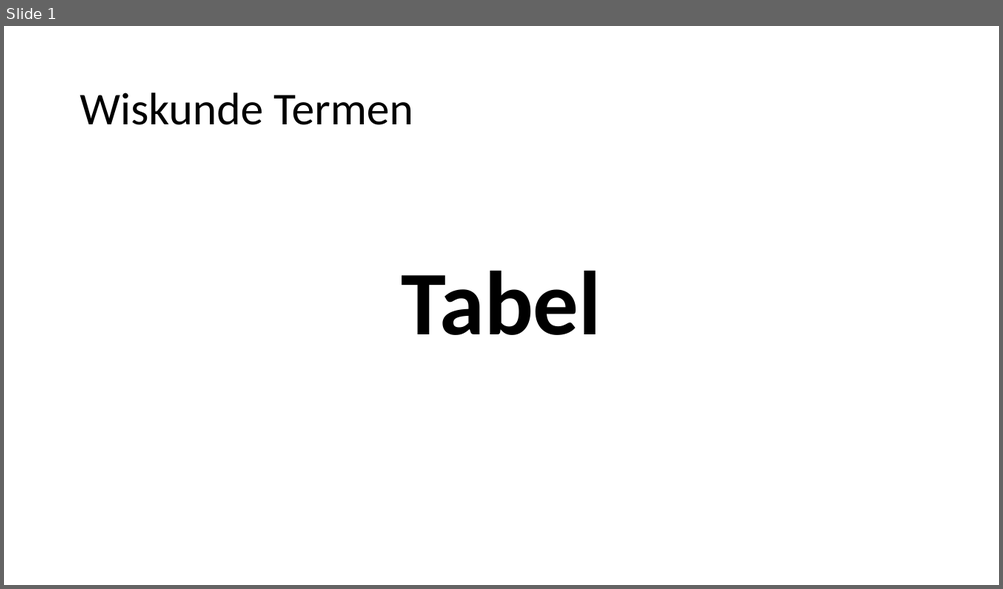
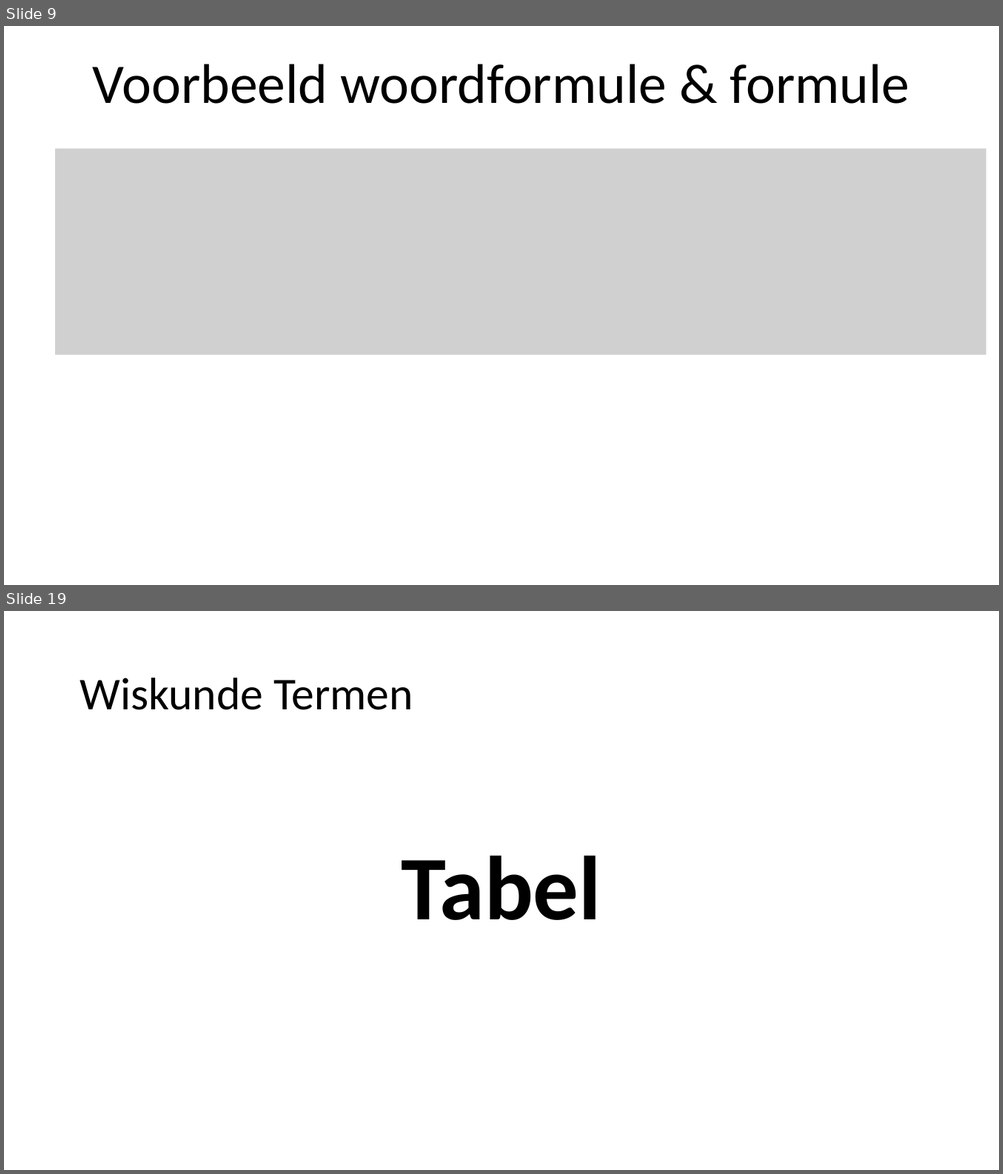
Before and after one commit to heinvinkel/wiskundetermen, a slide deck: verbanden en formules/AAAAverbanden en formules.pptx. Shown one above the other, each under a label of ours: slide 1 before the commit, slides 9 and 19 after it; the slides between them are not shown. The pictures are 1003x589 and 1003x1174 pixels, drawn with LibreOffice and Linux fonts; fonts in the diff are those of the drawing; grey boxes stand for pictures. Boxes give left, top, right and bottom in pixels: in the first picture for what was removed or moved away, otherwise in the second. Text is boxed around its words. In the diff, an @@ line names an element or a change of style, - is before the commit and + after.

```diff
--- a/verbanden en formules/AAAAverbanden en formules.pptx
+++ b/verbanden en formules/AAAAverbanden en formules.pptx
@@ slide 9 added at (4, 26, 999, 585), background #FFFFFF @@
@@ title added at (93, 64, 910, 104), 54 pt, text #000000 @@
+Voorbeeld woordformule & formule
@@ picture added at (56, 148, 986, 355) @@
@@ rectangle added at (229, 529, 418, 565), fill #FFFFFF, outline #FFFFFF 1 pt @@
@@ what was slide 1 is now slide 19 @@
```
Also in this commit, not shown: 17 other slides added, 14 other files.
